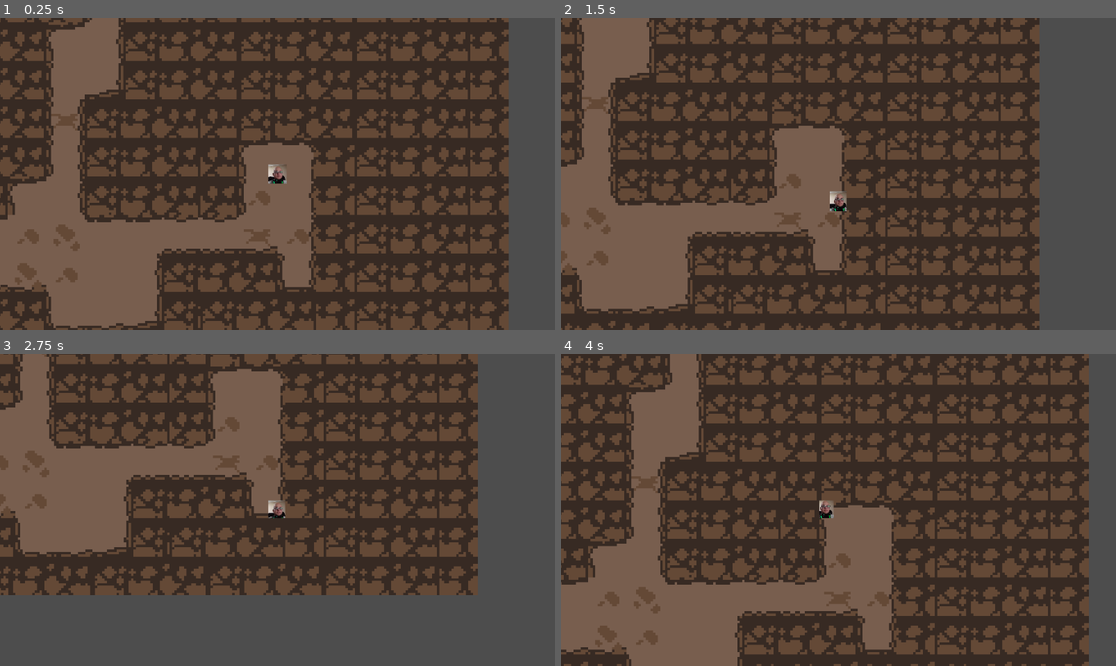
Above: before the commit, frames 1-4 (two rows, left to right).
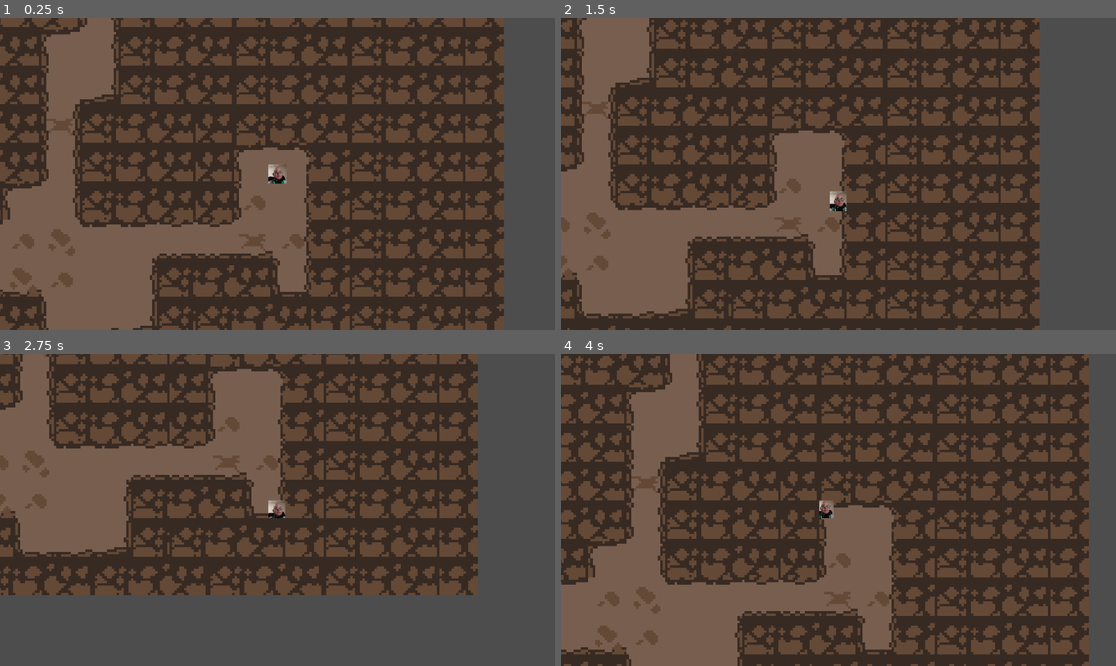
Above: after the commit, the same moments.

Repository: RubenArCol/proyecto_rpg_2024_25
Game: Godot game, scene res://recursos_proyecto_godot/maps/firstCave.tscn
Two runs of this game, one before a commit and one after it. Both use one fixed random seed, a clock stepped at 60 frames per second and the inputs below.
Inputs:
- Up to frame 1 (0.25 s): no input
- Up to frame 2 (1.5 s): tap Enter at 0.5 s; hold Right (right) 0.53-1.28 s; hold S (down) from 1.28 s (still down)
- Up to frame 3 (2.75 s): release S (down) at 2.03 s; hold Right (right) from 2.03 s (still down)
- Up to frame 4 (4 s): release Right (right) at 2.78 s; hold Up (up) 2.78-3.53 s; hold Left (left) from 3.53 s (still down)

The runs differ from the first frame. In frame 1, 32% of the frame differs, in the area x 0-92%, y 0-100%; in frame 2, 26%; in frame 3, less than 0.1%; in frame 4, less than 0.1%.

Commit message:
feat/change player logic

Diff:
--- a/ffiii/recursos_proyecto_godot/Reusable_Functions/Load.tscn
+++ b/ffiii/recursos_proyecto_godot/Reusable_Functions/Load.tscn
@@ -1,6 +1,21 @@
 [gd_scene load_steps=5 format=3 uid="uid://btdyow6l71ul3"]
 
 [ext_resource type="Script" path="res://recursos_proyecto_godot/Scripts/load.gd" id="1_s37fh"]
+
+[sub_resource type="Animation" id="Animation_kc86o"]
+length = 0.001
+tracks/0/type = "value"
+tracks/0/imported = false
+tracks/0/enabled = true
+tracks/0/path = NodePath("ColorRect:modulate")
+tracks/0/interp = 1
+tracks/0/loop_wrap = true
+tracks/0/keys = {
+"times": PackedFloat32Array(0),
+"transitions": PackedFloat32Array(1),
+"update": 0,
+"values": [Color(1, 1, 1, 0)]
+}
 
 [sub_resource type="Animation" id="Animation_nv67f"]
 resource_name = "dissolve"
@@ -15,21 +30,6 @@
 "transitions": PackedFloat32Array(1, 1, 1, 1),
 "update": 0,
 "values": [Color(1, 1, 1, 0), Color(1, 1, 1, 1), Color(1, 1, 1, 1), Color(1, 1, 1, 0)]
-}
-
-[sub_resource type="Animation" id="Animation_kc86o"]
-length = 0.001
-tracks/0/type = "value"
-tracks/0/imported = false
-tracks/0/enabled = true
-tracks/0/path = NodePath("ColorRect:modulate")
-tracks/0/interp = 1
-tracks/0/loop_wrap = true
-tracks/0/keys = {
-"times": PackedFloat32Array(0),
-"transitions": PackedFloat32Array(1),
-"update": 0,
-"values": [Color(1, 1, 1, 0)]
 }
 
 [sub_resource type="AnimationLibrary" id="AnimationLibrary_n6pkt"]
--- a/ffiii/recursos_proyecto_godot/maps/firstCave.tscn
+++ b/ffiii/recursos_proyecto_godot/maps/firstCave.tscn
@@ -2,30 +2,13 @@
 
 [ext_resource type="TileSet" uid="uid://c4v0oo5crbx3f" path="res://recursos_proyecto_godot/graphics/tiles.tres" id="1_grfyp"]
 [ext_resource type="PackedScene" uid="uid://cw7aqtgxlk784" path="res://recursos_proyecto_godot/Reusable_Functions/Teleport.tscn" id="4_7gsix"]
+[ext_resource type="PackedScene" uid="uid://b7awi0tke1c0y" path="res://recursos_proyecto_godot/player/jugador.tscn" id="4_35y6m"]
 [ext_resource type="PackedScene" uid="uid://cuv5ja76yjxrx" path="res://recursos_proyecto_godot/Reusable_Functions/audio.tscn" id="5_jvnlg"]
-
-[sub_resource type="GDScript" id="GDScript_nkw6d"]
-script/source = "extends Node2D
-
-#ruta jugador
-@export var jugador_scene: PackedScene = preload(\"res://recursos_proyecto_godot/player/jugador.tscn\")
-
-# Called when the node enters the scene tree for the first time.
-func _ready() -> void:
-	#instancio jugador
-	var jugador = jugador_scene.instantiate()
-
-	#añado posicion
-	jugador.position = Vector2(160, 223)
-
-	#añado jugador a escena
-	add_child(jugador)
-"
 
 [node name="FirstCave" type="Node2D"]
 
-[node name="FirstSpawn" type="Node2D" parent="."]
-script = SubResource("GDScript_nkw6d")
+[node name="jugador" parent="." instance=ExtResource("4_35y6m")]
+position = Vector2(162, 221)
 
 [node name="background" type="Node2D" parent="."]
 
@@ -52,7 +35,7 @@
 [node name="Collisions" type="StaticBody2D" parent="background"]
 
 [node name="b1" type="CollisionPolygon2D" parent="background/Collisions"]
-polygon = PackedVector2Array(225, -61, 239, -61, 239, -19, 1 …(527 unchanged characters)… 190, -52, 191, -30, 224, -31, 225, -56, 198, -79, 0, -79, 0, 305, 255, 304, 256, -80, 204, -79, 225, -57)
+polygon = PackedVector2Array(225, -61, 239, -61, 239, -19, 1 …(527 unchanged characters)… 190, -52, 191, -30, 224, -31, 225, -56, 203, -79, 0, -79, 0, 305, 255, 304, 256, -80, 204, -79, 225, -57)
 
 [node name="b2" type="CollisionPolygon2D" parent="background/Collisions"]
 polygon = PackedVector2Array(784, 304, 800, 304, 800, 207, 930, 207, 930, 193, 814, 193, 814, 163, 798, 162, 798, 147,  …(621 unchanged characters)…
